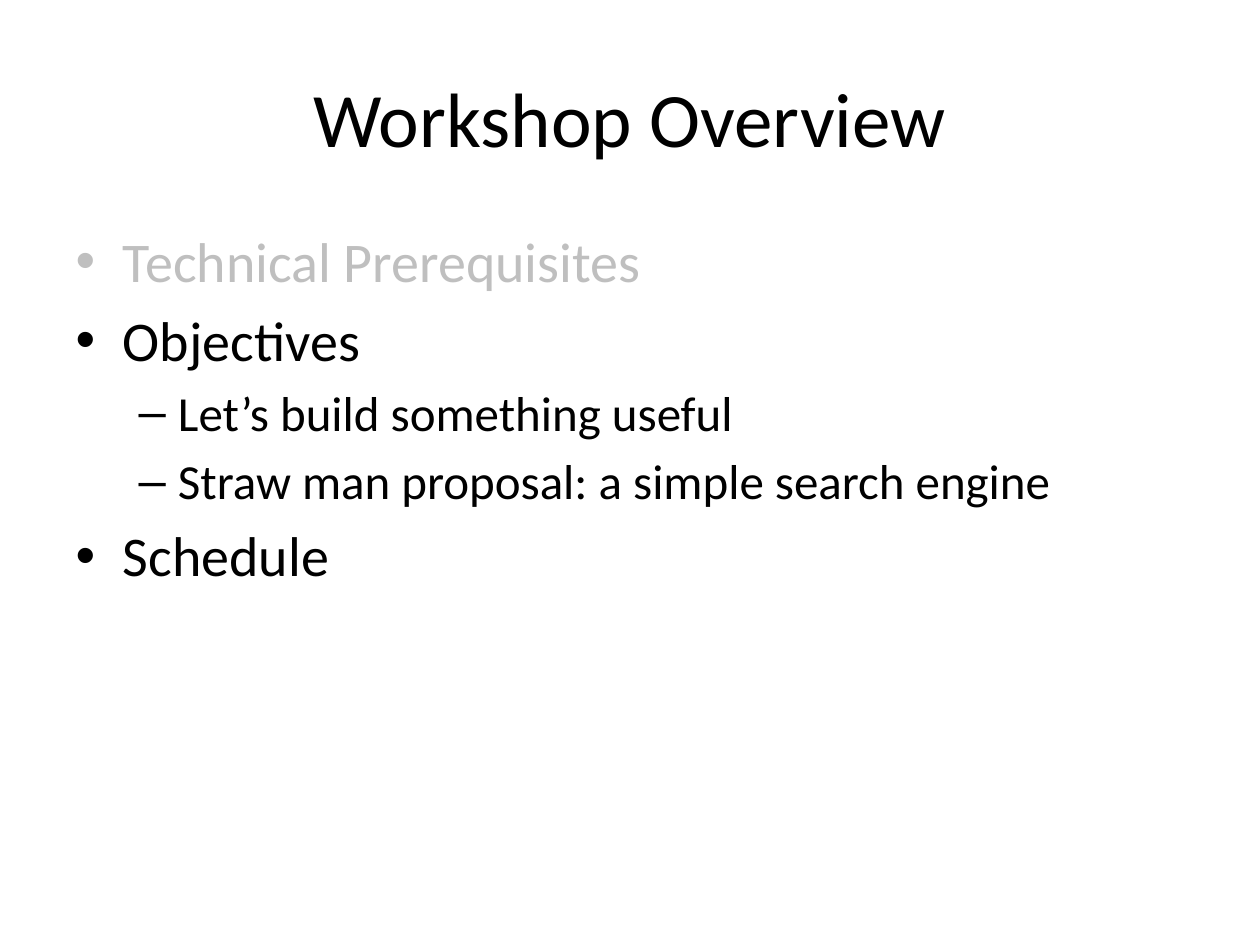
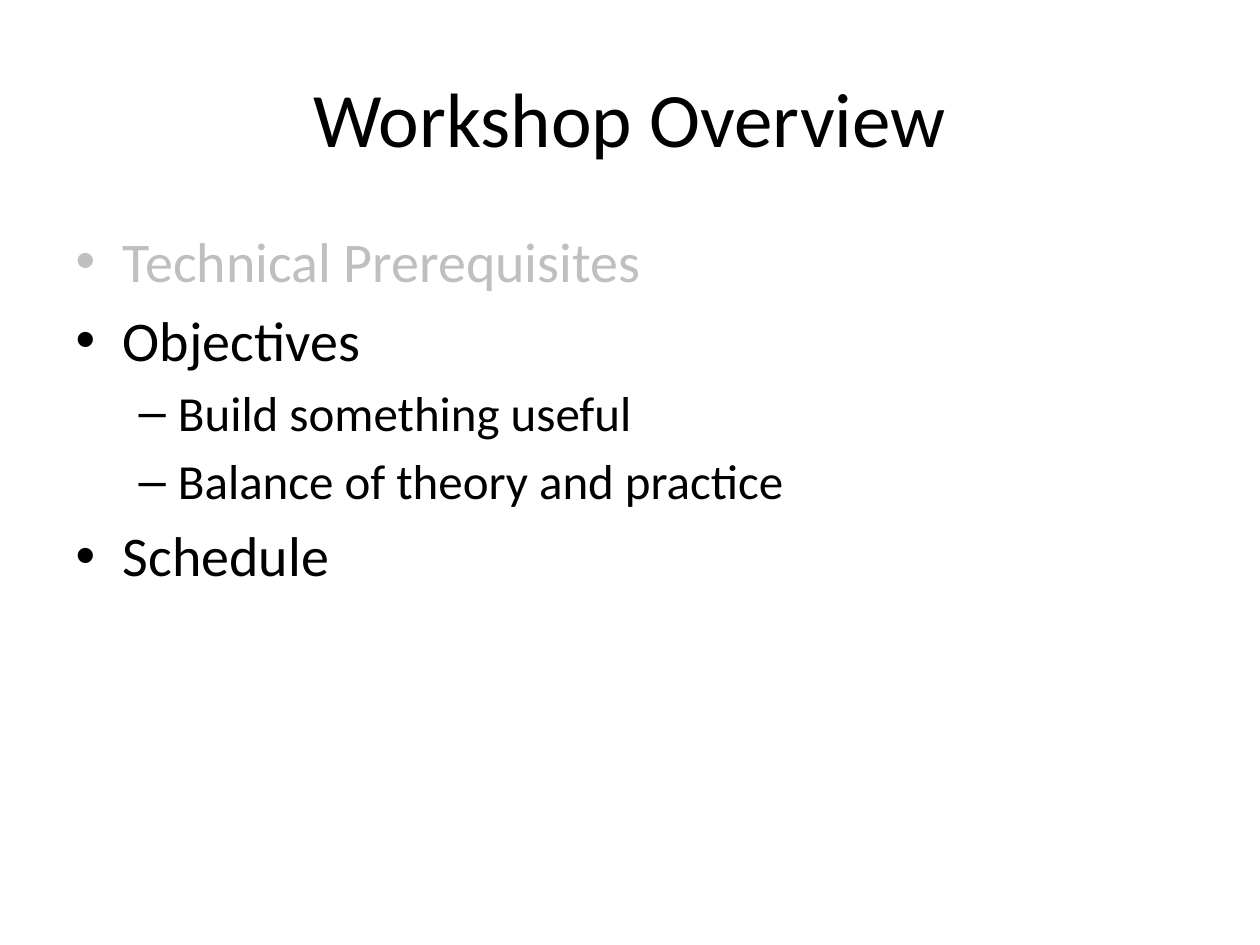
Before and after one commit to allenday/mapr-text-analysis, a slide deck: slide 12 of doc/section1.pptx (slide 11 before the commit). Drawn at 1260x945 pixels with LibreOffice and Linux fonts; fonts in the diff are those of the drawing. Boxes give left, top, right and bottom in pixels: in the first picture for what was removed or moved away, otherwise in the second. Text is boxed around its words. In the diff, an @@ line names an element or a change of style, - is before the commit and + after.

```diff
--- a/doc/section1.pptx
+++ b/doc/section1.pptx
@@ text at box(178, 397, 783, 507): text changed @@
-  – Let’s build something useful
-  – Straw man proposal: a simple search engine
+  – Build something useful
+  – Balance of theory and practice
```
Also in this commit, not shown: 3 other slides changed, 7 slides added, 3 other files.
